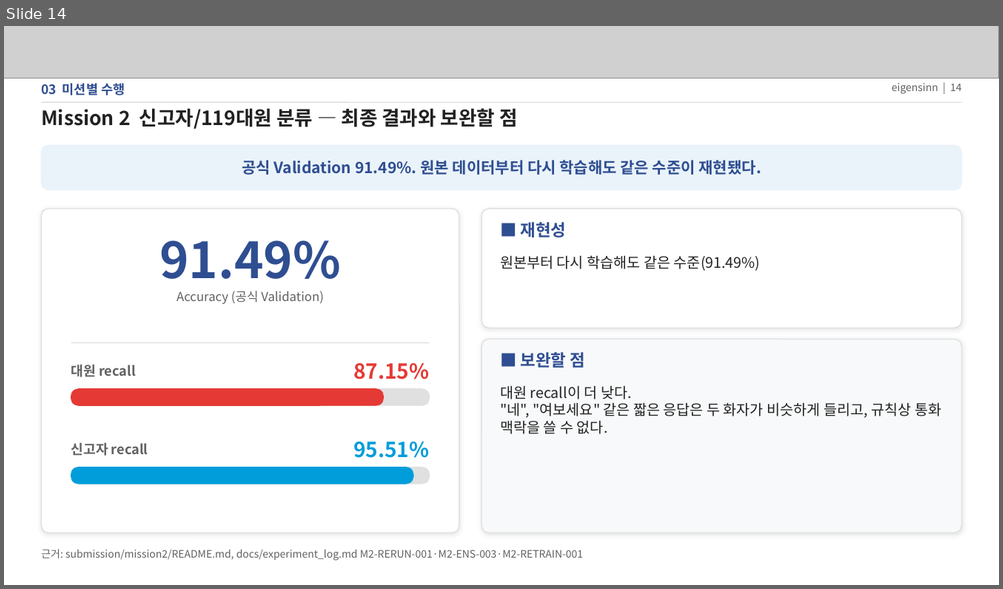
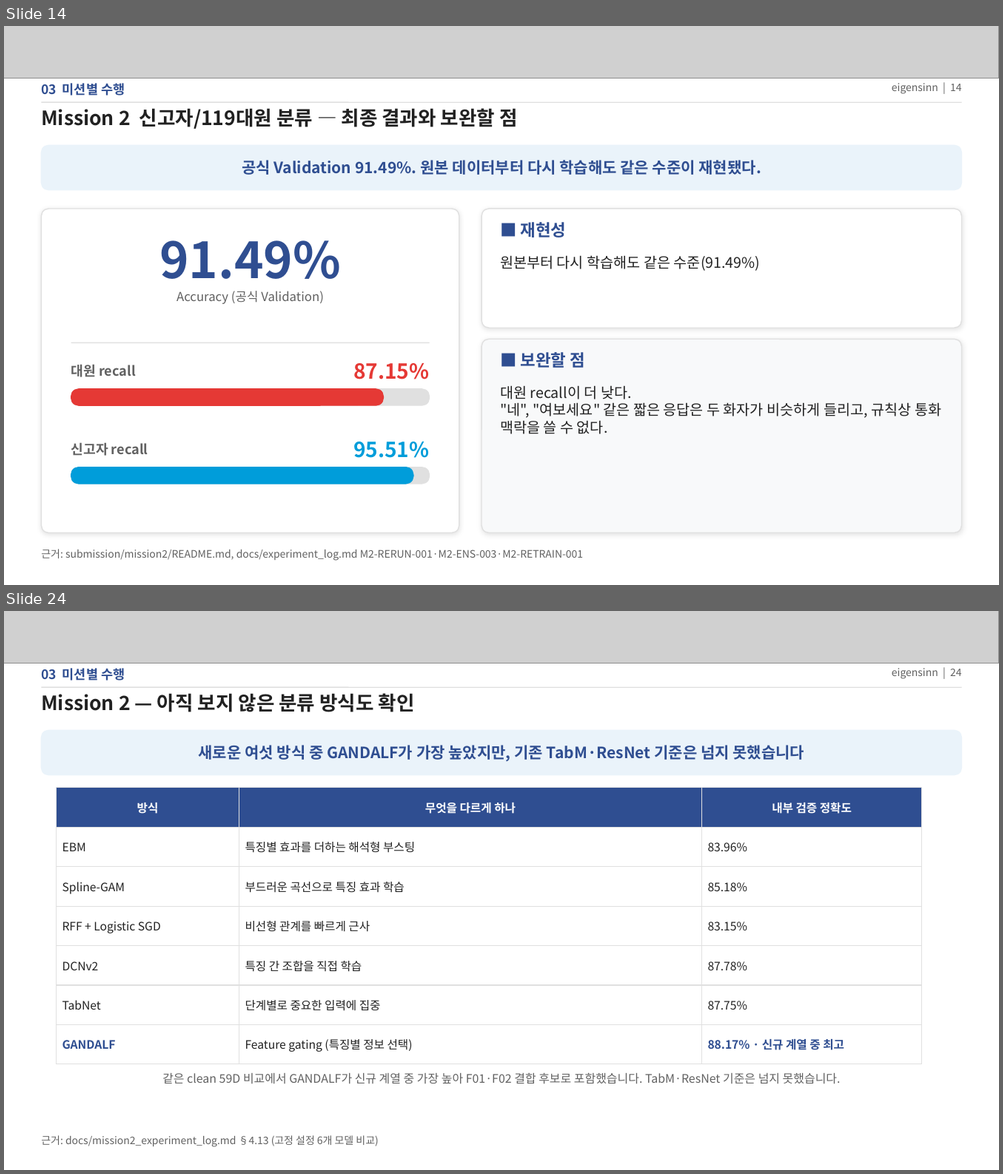
Before and after one commit to eigensinn-dcc2026/prelim, a slide deck: ppt/DCC2026_예선_결과정리.pptx. Shown one above the other, each under a label of ours: slide 14 before the commit, slides 14 and 24 after it; the slides between them are not shown. The pictures are 1003x589 and 1003x1174 pixels, drawn with LibreOffice and Linux fonts; fonts in the diff are those of the drawing; grey boxes stand for pictures. Boxes give left, top, right and bottom in pixels: in the first picture for what was removed or moved away, otherwise in the second. Text is boxed around its words. In the diff, an @@ line names an element or a change of style, - is before the commit and + after.

Commit message:
docs: 예선 결과 PPT 최신 통합본 반영

```diff
--- a/ppt/DCC2026_예선_결과정리.pptx
+++ b/ppt/DCC2026_예선_결과정리.pptx
@@ slide 24 added at (4, 611, 999, 1170), background #FFFFFF @@
@@ picture added at (4, 611, 999, 664) @@
@@ text added at (41, 668, 125, 681), 12.5 pt, text #2F4E91, bold @@
+03 미션별 수행
@@ text added at (891, 668, 962, 679), 10 pt, text #616161 @@
+eigensinn | 24
@@ line added from (41, 687) to (962, 687), #E0E0E0 1 pt @@
@@ text added at (41, 693, 415, 712), 19 pt, text #212121, bold @@
+Mission 2 — 아직 보지 않은 분류 방식도 확인
@@ rounded rectangle added at (41, 730, 962, 775), fill #EAF3FA, outline #EAF3FA 1 pt @@
@@ text added at (199, 745, 805, 761), 15 pt, text #2F4E91, bold @@
+새로운 여섯 방식 중 GANDALF가 가장 높았지만, 기존 TabM·ResNet 기준은 넘지 못했습니다
@@ table added at (57, 788, 922, 1055), 7 rows, 3 columns @@
+방식 | 무엇을 다르게 하나 | 내부 검증 정확도
+EBM | 특징별 효과를 더하는 해석형 부스팅 | 83.96%
+Spline-GAM | 부드러운 곡선으로 특징 효과 학습 | 85.18%
+RFF + Logistic SGD | 비선형 관계를 빠르게 근사 | 83.15%
+DCNv2 | 특징 간 조합을 직접 학습 | 87.78%
+TabNet | 단계별로 중요한 입력에 집중 | 87.75%
+GANDALF | Feature gating (특징별 정보 선택) | 88.17% · 신규 계열 중 최고
@@ text added at (162, 1073, 840, 1085), 11.4 pt, text #616161 @@
+같은 clean 59D 비교에서 GANDALF가 신규 계열 중 가장 높아 F01·F02 결합 후보로 포함했습니다. TabM·ResNet 기준은 넘지 못했습니다.
@@ text added at (41, 1136, 378, 1147), 10 pt, text #616161 @@
+근거: docs/mission2_experiment_log.md §4.13 (고정 설정 6개 모델 비교)
```
Also in this commit, not shown: 9 slides changed, 13 other slides added.
